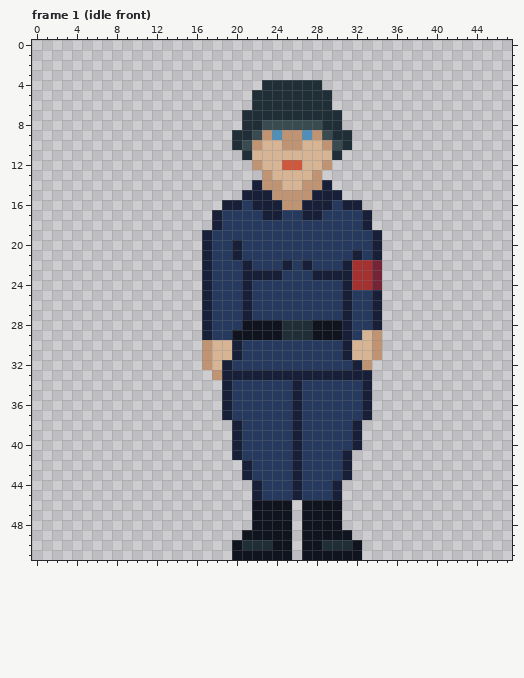
Two versions of one pixel-art file, raw assets/mening.ase. The picture above was drawn from the file before the commit.
48x52 pixels, 57 frames. Colours within 5 levels of each other are drawn and written as one. Shown: frame 1 (idle front). The commit also changed other frames, which this record leaves out.
The result:
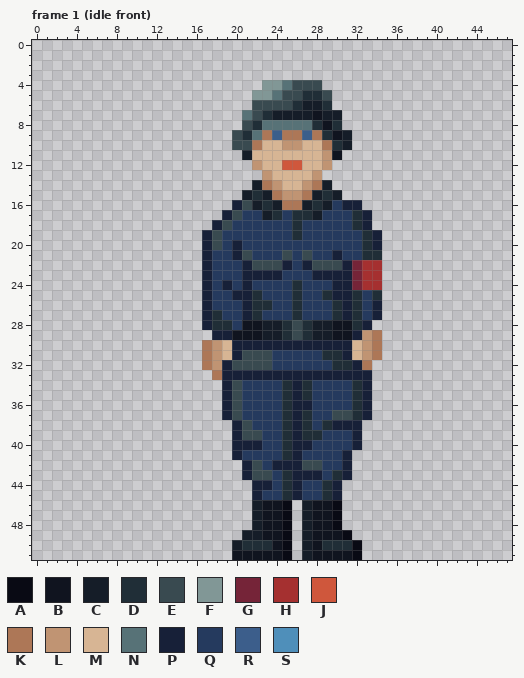
Palette (. is transparent): A #090a14  B #10141f  C #151d28  D #202e37  E #394a50  F #819796  G #752438  H #a53030  J #cf573c  K #ad7757  L #c09473  M #d7b594  N #577277  P #172038  Q #253a5e  R #3c5e8b  S #4f8fba
The edit:
--- frame 1 (idle front), layer "character"
@@ x 15..36 @@
  3 ......................
- 4 ........DDDDDD........
- 5 .......DDDDDDDD.......
- 6 .......DDDDDDDD.......
- 7 ......DDDDDDDDDD......
- 8 ......DDEEEEEEDD......
- 9 .....DDELSLLSLEDD.....
-10 .....DELMMLLMMLED.....
-11 ......DMMMMMMMMD......
+ 4 ........FFNEEE........
+ 5 .......FFNEEDDE.......
+ 6 .......EEEEDCCD.......
+ 7 ......NEDCCCCBCC......
+ 8 ......EDNNNNNDBD......
+ 9 .....EDNKRKKRKDBC.....
+10 .....EEKMMLLMMKDC.....
+11 ......CMMMMMMMLB......
 12 .......LMMJJMML.......
 13 ........LMMMML........
-14 .......PLLMMLLP.......
-15 ......PPPLLLLPPP......
-16 ....PPQPPPLLPPPQPP....
-17 ...PQQQQPPQQPPQQQQP...
-18 ...PQQQQQQQQQQQQQQP...
-19 ..PQQQQQQQQQQQQQQQQP..
-20 ..PQQPQQQQQQQQQQQQQP..
-21 ..PQQPQQQQQQQQQQQPQP..
-22 ..PQQQPQQQPQPQQQPHHG..
-23 ..PQQQPPPPQQQPPPPHHG..
-24 ..PQQQPQQQQQQQQQPHHG..
-25 ..PQQQPQQQQQQQQQPQQP..
-26 ..PQQQPQQQQQQQQQPQQP..
-27 ..PQQQPQQQQQQQQQPQQP..
-28 ..PQQQBBBBDDDBBBPQQP..
-29 ..PQQBBBBBDDDBBBPQML..
-30 ..LMMPQQQQQQQQQQPMML..
-31 ..LMMPQQQQQQQQQQPMML..
-32 ..LMPQQQQQQQQQQQQPL...
-33 ...LPPPPPPPPPPPPPPP...
-34 ....PQQQQQQPQQQQQQP...
-35 ....PQQQQQQPQQQQQQP...
-36 ....PQQQQQQPQQQQQQP...
-37 ....PQQQQQQPQQQQQQP...
-38 .....PQQQQQPQQQQQP....
-39 .....PQQQQQPQQQQQP....
-40 .....PQQQQQPQQQQQP....
-41 .....PQQQQQPQQQQP.....
-42 ......PQQQQPQQQQP.....
-43 ......PQQQQPQQQQP.....
-44 .......PQQQPQQQP......
-45 .......PQQQPQQQP......
-46 .......BBBB.BBBB......
-47 .......BBBB.BBBB......
-48 .......BBBB.BBBB......
-49 ......BBBBB.BBBBB.....
-50 .....BDDDBB.BBDDDB....
-51 .....BBBBBB.BBBBBB....
+14 .......CKLMMLKC.......
+15 ......CDCKLLKCDC......
+16 .....PECDCKKCDCQPP....
+17 ....PEQQCDQDDCQQQDP...
+18 ...PEQQQQQQDQQQQQDP...
+19 ..PEQQQQQQQDQQQQQQDP..
+20 ..PEQPQQQQQQQQQQQQDP..
+21 ..PQQPEQQQEQEQQPQQDD..
+22 ..PQQQPEEEPQPEEEPGHH..
+23 ..PQQQPPPPQQQPPPPGHH..
+24 ..PQPQPQQQQDQQQPPGHH..
+25 ..PQQPPDQQQDQQDPPDQD..
+26 ..PQQQPDDQQDQQQDPDQP..
+27 ..PDQQPDQQQDQQQDPDQP..
+28 ..PDDQBBCCDEDCCBBDP...
+29 ...PPBBBCCDEDCCBBPLK..
+30 ..KLMPPPPPPPPPPPPMLK..
+31 ..KLMPEEEQQQQQDDPMLK..
+32 ..KLPEEEEQQQQQQDDPK...
+33 ...KPPPPPPPPPPPPPPP...
+34 ....PEQQQQDPDQQQQDP...
+35 ....PEQQQQDPDQQQQDP...
+36 ....PEQQQQDPPQQQQDP...
+37 ....PEQQQQDPDQQEEDP...
+38 .....PEQQQDPDQDPPP....
+39 .....PEEQQDPDDQQQP....
+40 .....PPPQQDPPQQQQP....
+41 .....PQQQQDPQQQQP.....
+42 ......PEQPPPEEQQP.....
+43 ......PEEQDPPPQDP.....
+44 .......PPQDPQQDP......
+45 .......PQQDPQQDP......
+46 .......CBBA.CBBA......
+47 .......CBBA.CBBA......
+48 .......CBBA.CBBA......
+49 ......CCBBA.CBBBA.....
+50 .....CDDDBA.CBDDDA....
+51 .....BBBBBA.CBBBBA....
Pixel boxes of the changes (left, top, right, bottom) in both pictures:
changed: (202, 80, 382, 560)
